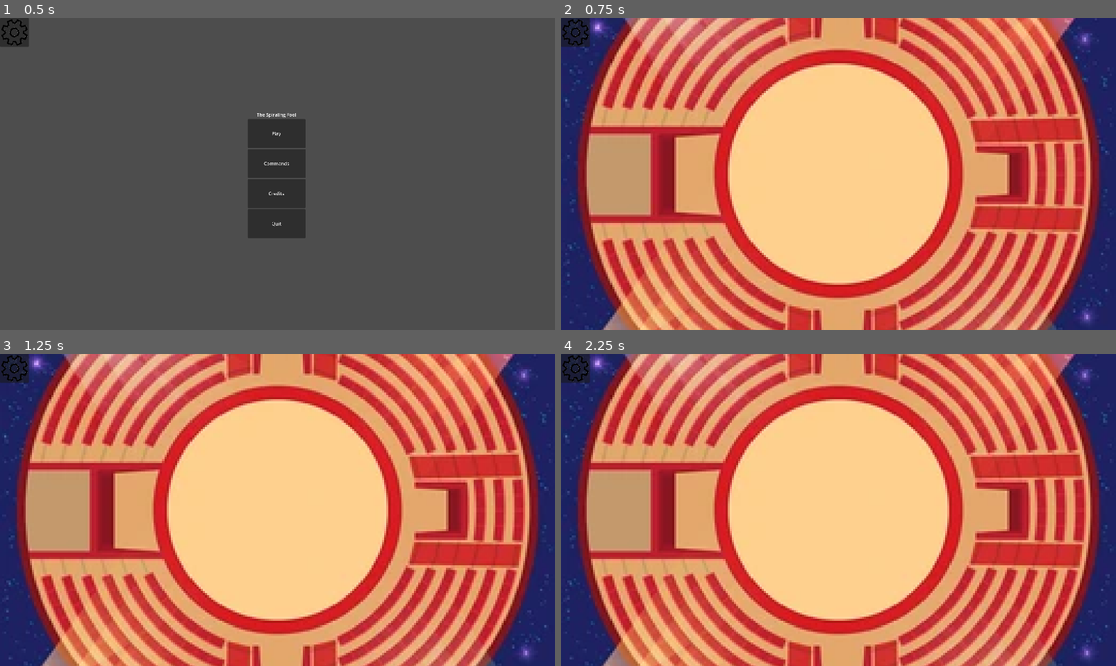
Above: before the commit, frames 1-4 (two rows, left to right).
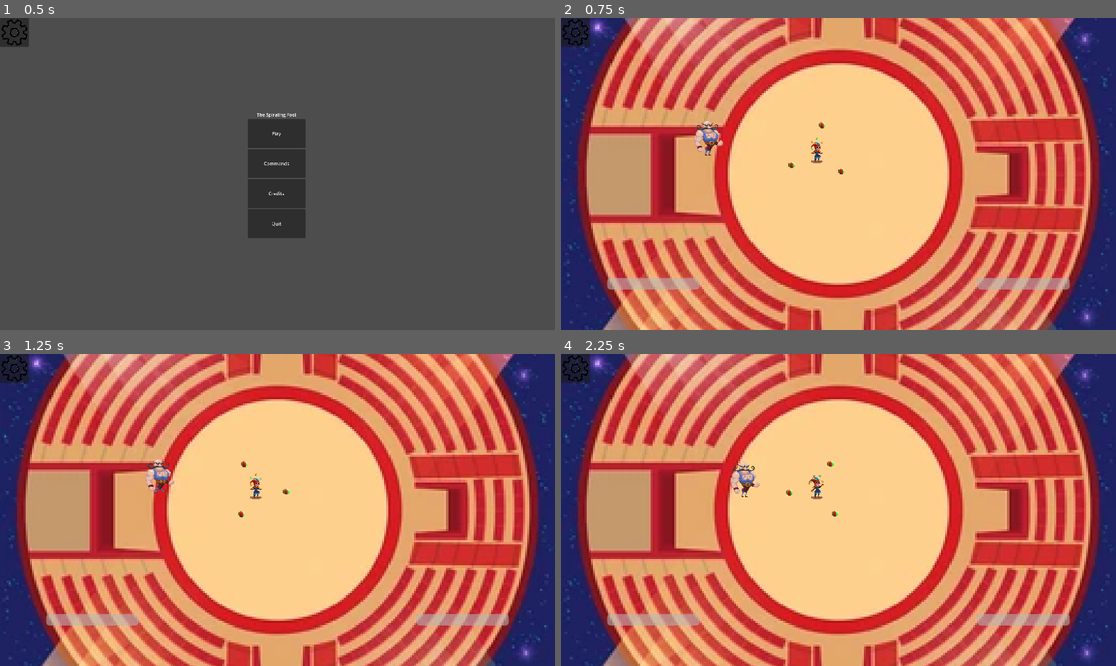
Above: after the commit, the same moments.

Repository: OscarPindaro/BossRushJam2025
Game: Godot game, scene res://scenes/controller/base_controller.tscn
Two runs of this game, one before a commit and one after it. Both use one fixed random seed, a clock stepped at 60 frames per second and the inputs below.
Inputs (mouse positions are in pixels of both pictures, inside the frame that each line leads up to):
- Up to frame 1 (0.5 s): no input
- Up to frame 2 (0.75 s): click "Play" at 0.5 s
- Up to frame 3 (1.25 s): no input
- Up to frame 4 (2.25 s): click (577, 369) at 1.25 s; click "Return" at 2 s

Frame 1 is identical in both runs. In frame 2, 1.7% of the frame differs, in the area x 8-92%, y 32-88%; in frame 3, 1.7%; in frame 4, 1.7%.

Commit message:
Aggiunti livelli

Diff:
--- a/scenes/balls/balls_area.tscn
+++ b/scenes/balls/balls_area.tscn
@@ -4,3 +4,7 @@
 
 [node name="BallsArea" type="Node2D"]
 script = ExtResource("1_wlv4e")
+number_of_balls = 3
+radius = 50.0
+angular_rotation = 0.05
+ball_angular_rotation = -0.05
--- a/scenes/balls/rag_ball.tscn
+++ b/scenes/balls/rag_ball.tscn
@@ -10,7 +10,6 @@
 [node name="RagBall" instance=ExtResource("1_hsm24")]
 texture_filter = 1
 collision_mask = 2
-dmg = 2.0
 
 [node name="RagBallCollision" type="CollisionShape2D" parent="." index="0"]
 shape = SubResource("CircleShape2D_q8gx0")
--- a/scenes/bosses/ballerina/ballerina.tscn
+++ b/scenes/bosses/ballerina/ballerina.tscn
@@ -163,7 +163,7 @@
 cerchio_scene = ExtResource("3_ejb54")
 max_vel = 900
 turn_speed = 1
-cerchio_dmg = 2.0
+cerchio_dmg = 25.0
 
 [node name="DoSomething" type="Timer" parent="." index="0"]
 wait_time = 3.0
--- a/scenes/bosses/boss_base.tscn
+++ b/scenes/bosses/boss_base.tscn
@@ -4,3 +4,4 @@
 
 [node name="BossBase" type="CharacterBody2D" groups=["Boss"]]
 script = ExtResource("1_0fnw3")
+collision_dmg = 10.0
--- a/scenes/bosses/strongman/strong_man.tscn
+++ b/scenes/bosses/strongman/strong_man.tscn
@@ -195,6 +195,8 @@
 collision_layer = 2
 collision_mask = 0
 script = ExtResource("2_ha042")
+speed = 85.0
+initial_hp = 5000.0
 
 [node name="Animations" type="AnimatedSprite2D" parent="." index="0"]
 sprite_frames = SubResource("SpriteFrames_67ako")
--- a/scenes/game/fights/ballerina/ballerina_bossfight.tscn
+++ b/scenes/game/fights/ballerina/ballerina_bossfight.tscn
@@ -6,12 +6,8 @@
 [node name="BallerinaBossfight" instance=ExtResource("1_jlc7g")]
 
 [node name="Boss" parent="." index="0" node_paths=PackedStringArray("player") instance=ExtResource("2_w6bhu")]
-position = Vector2(880, 515)
+position = Vector2(683, 311)
 player = NodePath("../Player")
-collision_dmg = 1.0
 
 [node name="StaticBody2D" parent="." index="2"]
 position = Vector2(-7, -1)
-
-[node name="CollisionShape2D2" parent="StaticBody2D" index="1"]
-position = Vector2(585, 7)
--- a/scenes/game/fights/base_bossfight.gd
+++ b/scenes/game/fights/base_bossfight.gd
@@ -1,5 +1,9 @@
 extends Node2D
 class_name BossfightBase
+
+signal win
+signal lose
+
 
 @onready var boss_healthbar = $BossHealthbar
 @onready var player_healthbar = $PlayerHealthbar
@@ -35,6 +39,8 @@
 
 func _on_boss_dead():
 	print("BOSS IS DEAD")
+	emit_signal("win")
 
 func _on_player_dead():
 	print("PLAYER IS DEAD")
+	emit_signal("lose")
--- a/scenes/game/fights/base_bossfight.tscn
+++ b/scenes/game/fights/base_bossfight.tscn
@@ -5,16 +5,16 @@
 [ext_resource type="PackedScene" uid="uid://dxlpp1xb6hb4m" path="res://scenes/balls/balls_area.tscn" id="5_gi4t1"]
 
 [sub_resource type="RectangleShape2D" id="RectangleShape2D_ug3nj"]
-size = Vector2(75, 641)
+size = Vector2(75, 480)
 
 [sub_resource type="RectangleShape2D" id="RectangleShape2D_2qwpu"]
-size = Vector2(1169, 67)
+size = Vector2(960, 75)
 
 [sub_resource type="RectangleShape2D" id="RectangleShape2D_518sc"]
-size = Vector2(1161, 31)
+size = Vector2(960, 75)
 
 [sub_resource type="RectangleShape2D" id="RectangleShape2D_ifjhs"]
-size = Vector2(59, 620)
+size = Vector2(75, 480)
 
 [node name="Bossfight" type="Node2D"]
 script = ExtResource("1_ogfns")
@@ -29,29 +29,33 @@
 collision_mask = 3
 
 [node name="CollisionShape2D" type="CollisionShape2D" parent="StaticBody2D"]
-position = Vector2(41, 320)
+position = Vector2(0, 240)
 shape = SubResource("RectangleShape2D_ug3nj")
 
 [node name="CollisionShape2D2" type="CollisionShape2D" parent="StaticBody2D"]
-position = Vector2(574.5, 23.5)
+position = Vector2(480, 0)
 shape = SubResource("RectangleShape2D_2qwpu")
 
 [node name="CollisionShape2D3" type="CollisionShape2D" parent="StaticBody2D"]
-position = Vector2(570.5, 631.5)
+position = Vector2(480, 480)
 shape = SubResource("RectangleShape2D_518sc")
 
 [node name="CollisionShape2D4" type="CollisionShape2D" parent="StaticBody2D"]
-position = Vector2(1139.5, 318)
+position = Vector2(960, 240)
 shape = SubResource("RectangleShape2D_ifjhs")
 
 [node name="BossHealthbar" type="ProgressBar" parent="."]
-offset_left = 106.0
-offset_top = 619.0
-offset_right = 1097.0
-offset_bottom = 646.0
+offset_left = 720.0
+offset_top = 450.0
+offset_right = 880.0
+offset_bottom = 470.0
+show_percentage = false
 
 [node name="PlayerHealthbar" type="ProgressBar" parent="."]
-offset_left = 116.0
-offset_top = 580.0
-offset_right = 1093.0
-offset_bottom = 607.0
+offset_left = 80.0
+offset_top = 450.0
+offset_right = 240.0
+offset_bottom = 470.0
+show_percentage = false
+
+[editable path="Player/BallsArea"]
--- a/scenes/game/fights/strongman/strongman_bossfight.tscn
+++ b/scenes/game/fights/strongman/strongman_bossfight.tscn
@@ -9,8 +9,6 @@
 [node name="Boss" parent="." index="0" node_paths=PackedStringArray("target", "player") instance=ExtResource("2_yobm6")]
 position = Vector2(245, 204.75)
 target = NodePath("../Player")
-speed = 50.0
 player = NodePath("../Player")
-collision_dmg = 5.0
 
 [editable path="Boss"]
--- /dev/null
+++ b/scenes/game/levels/ballerina_level.tscn
@@ -0,0 +1,14 @@
+[gd_scene load_steps=4 format=3 uid="uid://s4it0jrhlunv"]
+
+[ext_resource type="PackedScene" uid="uid://c6yjvbaxt8tb" path="res://scenes/game/game.tscn" id="1_t0psp"]
+[ext_resource type="PackedScene" uid="uid://cyuwgdvsy0pf5" path="res://scenes/game/vicory_screen.tscn" id="2_21t8f"]
+[ext_resource type="PackedScene" uid="uid://dkdj5tv4scmlv" path="res://scenes/game/fights/ballerina/ballerina_bossfight.tscn" id="2_kp3bd"]
+
+[node name="BallerinaLevel" instance=ExtResource("1_t0psp")]
+win_screen = ExtResource("2_21t8f")
+
+[node name="BallerinaBossfight" parent="." index="1" instance=ExtResource("2_kp3bd")]
+scale = Vector2(2, 2)
+
+[connection signal="lose" from="BallerinaBossfight" to="." method="_lose"]
+[connection signal="win" from="BallerinaBossfight" to="." method="_win"]
--- /dev/null
+++ b/scenes/game/levels/strongman_level.tscn
@@ -0,0 +1,11 @@
+[gd_scene load_steps=3 format=3 uid="uid://cu0732sjcd8oe"]
+
+[ext_resource type="PackedScene" uid="uid://c6yjvbaxt8tb" path="res://scenes/game/game.tscn" id="1_83cq8"]
+[ext_resource type="PackedScene" uid="uid://3paelqombsom" path="res://scenes/game/fights/strongman/strongman_bossfight.tscn" id="2_lsxqi"]
+
+[node name="StrongmanLevel" instance=ExtResource("1_83cq8")]
+
+[node name="StrongmanBossfight" parent="." index="1" instance=ExtResource("2_lsxqi")]
+
+[connection signal="lose" from="StrongmanBossfight" to="." method="_lose"]
+[connection signal="win" from="StrongmanBossfight" to="." method="_win"]
--- /dev/null
+++ b/scenes/game/vicory_screen.tscn
@@ -0,0 +1,6 @@
+[gd_scene load_steps=2 format=3 uid="uid://cyuwgdvsy0pf5"]
+
+[ext_resource type="PackedScene" uid="uid://cnulwif8u1373" path="res://scenes/game/base_end_screen.tscn" id="1_ikssw"]
+
+[node name="VicoryScreen" instance=ExtResource("1_ikssw")]
+title = "You Win"
--- a/scenes/menu/main_menu/main_menu.tscn
+++ b/scenes/menu/main_menu/main_menu.tscn
@@ -2,7 +2,7 @@
 
 [ext_resource type="Script" path="res://scenes/menu/base_menu.gd" id="1_2642x"]
 [ext_resource type="PackedScene" uid="uid://gpah4ea7go8w" path="res://scenes/menu/buttons/ButtonSceneChange/button_scene_change.tscn" id="2_t0ysj"]
-[ext_resource type="PackedScene" uid="uid://c6yjvbaxt8tb" path="res://scenes/game/game.tscn" id="3_8yi6t"]
+[ext_resource type="PackedScene" uid="uid://cu0732sjcd8oe" path="res://scenes/game/levels/strongman_level.tscn" id="3_2kcnt"]
 [ext_resource type="PackedScene" uid="uid://b0r22s7oyogmi" path="res://scenes/menu/credits_menu/credits_menu.tscn" id="3_67rq3"]
 [ext_resource type="PackedScene" uid="uid://ci8munt5neoq7" path="res://scenes/menu/commands_menu/commands_menu.tscn" id="3_niwag"]
 [ext_resource type="PackedScene" uid="uid://cs1r2tx6hr7tm" path="res://scenes/menu/buttons/ButtonQuit/quit_button.tscn" id="5_n4wtq"]
@@ -57,7 +57,7 @@
 [node name="PlayButton" parent="NinePatchRect/VBoxContainer" instance=ExtResource("2_t0ysj")]
 layout_mode = 2
 text = "Play"
-next_scene = ExtResource("3_8yi6t")
+next_scene = ExtResource("3_2kcnt")
 
 [node name="CommandsButton" parent="NinePatchRect/VBoxContainer" instance=ExtResource("2_t0ysj")]
 layout_mode = 2
--- a/scenes/player/player.gd
+++ b/scenes/player/player.gd
@@ -14,7 +14,7 @@
 var moving = false
 var external_velocity: Vector2 = Vector2.ZERO
 
-var current_hp: float = initial_hp
+@onready var current_hp: float = initial_hp
 
 func take_damage(dmg_amount: float) -> float:
 	current_hp = current_hp - dmg_amount
--- a/scenes/player/player.tscn
+++ b/scenes/player/player.tscn
@@ -83,7 +83,7 @@
 position = Vector2(1, 0)
 collision_mask = 14
 script = ExtResource("1_iqo1o")
-initial_hp = 100.0
+initial_hp = 1000.0
 SPEED = 300.0
 
 [node name="Animations" type="AnimatedSprite2D" parent="."]
Not shown: 1 places in scenes/bosses/ballerina/cerchio.tscn that only renumber resources
Not shown, changed: scenes/scenes.md
